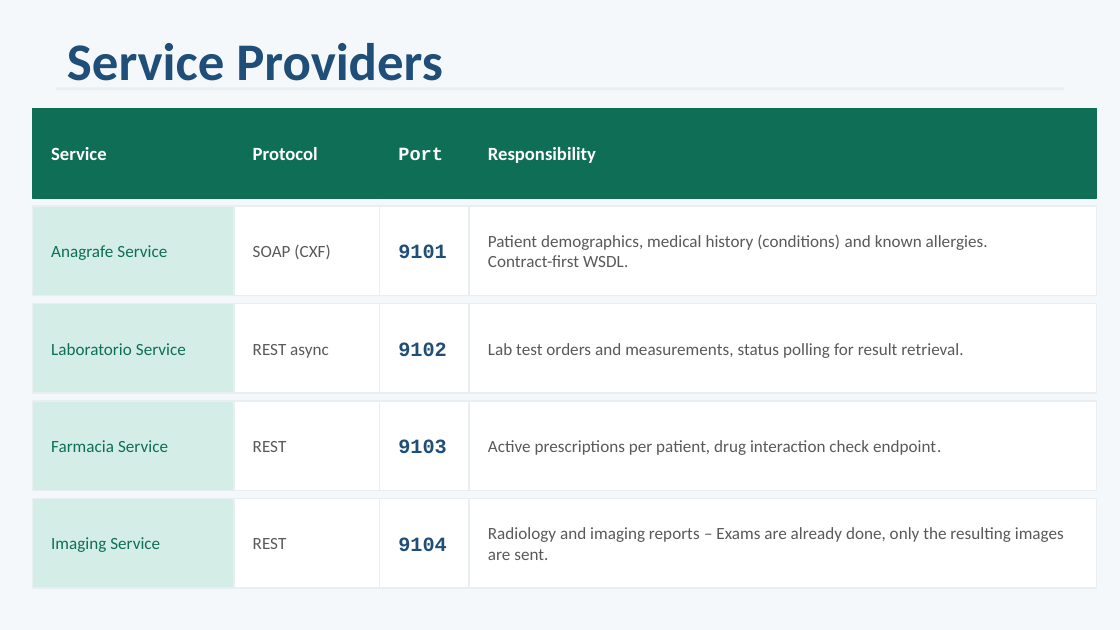
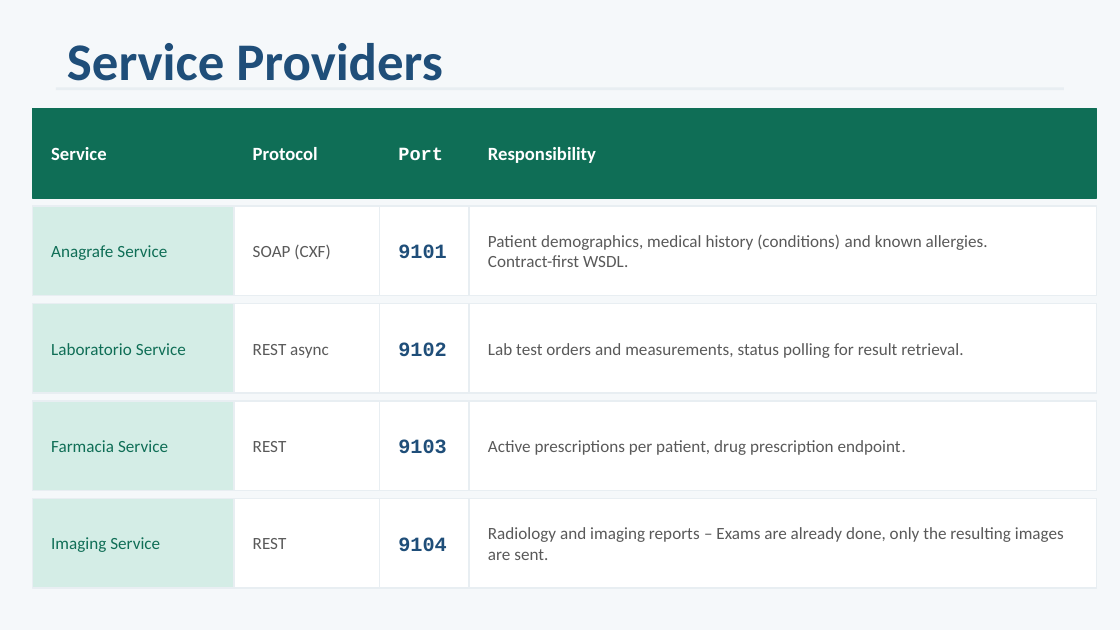
Before and after one commit to ediscota/Healthsoa, a slide deck: slide 8 of docs/HealthSOA_Presentation.pptx. Drawn at 1120x630 pixels with LibreOffice and Linux fonts; fonts in the diff are those of the drawing. Boxes give left, top, right and bottom in pixels: in the first picture for what was removed or moved away, otherwise in the second. Text is boxed around its words. In the diff, an @@ line names an element or a change of style, - is before the commit and + after.

Commit message:
slide fics

```diff
--- a/docs/HealthSOA_Presentation.pptx
+++ b/docs/HealthSOA_Presentation.pptx
@@ text at [488,440,906,455]: text changed @@
-Active prescriptions per patient, drug interaction check endpoint.
+Active prescriptions per patient, drug prescription endpoint.
```
